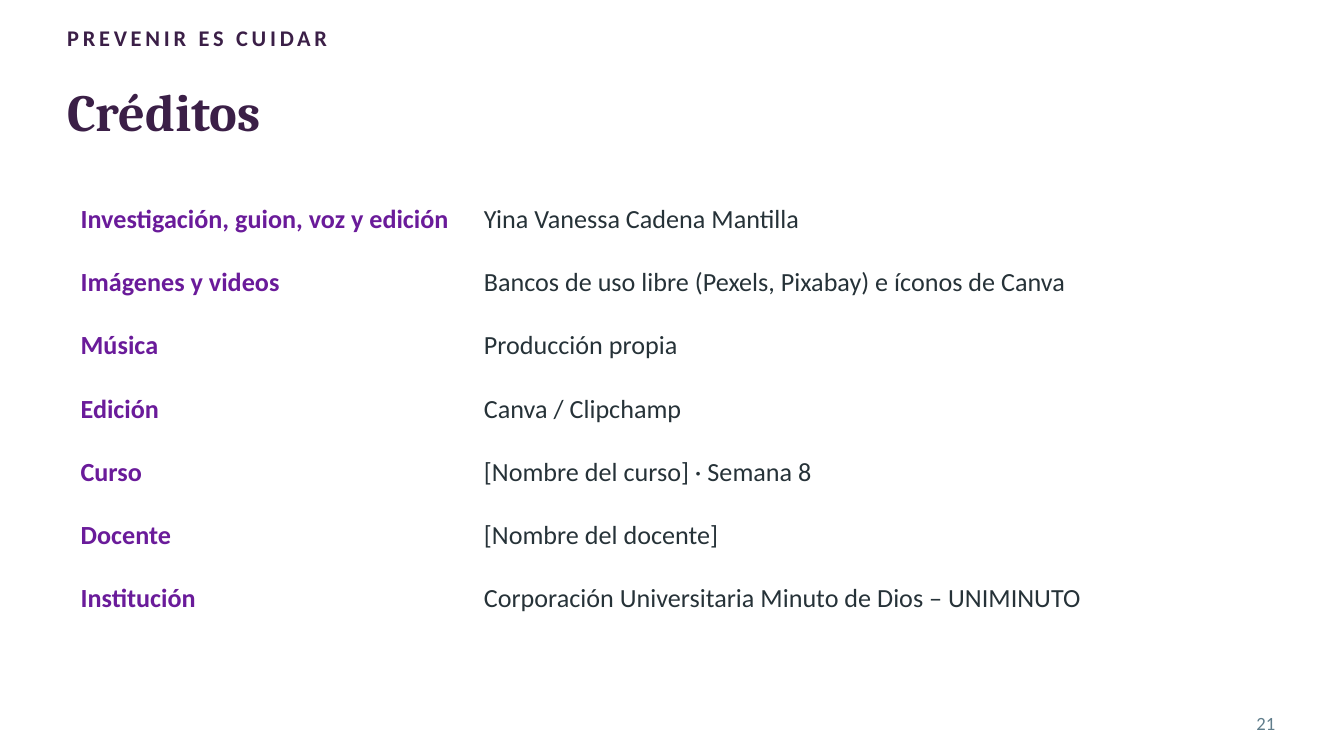
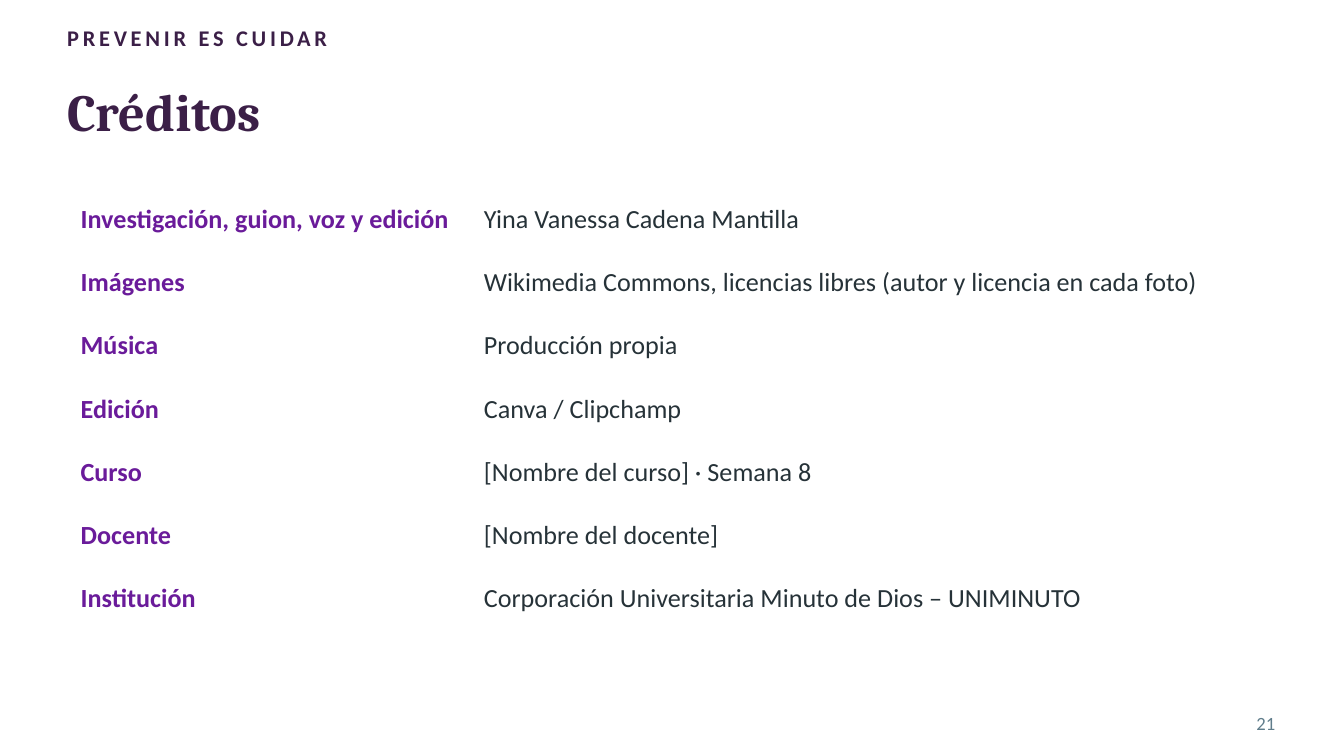
Before and after one commit to leyezminvari-tech/ESPECIALIZACI-N-, a slide deck: slide 21 of Actividades/Semana8_Presentacion_Canva.pptx. Drawn at 1344x756 pixels with LibreOffice and Linux fonts; fonts in the diff are those of the drawing. Boxes give left, top, right and bottom in pixels: in the first picture for what was removed or moved away, otherwise in the second. Text is boxed around its words. In the diff, an @@ line names an element or a change of style, - is before the commit and + after.

```diff
--- a/Actividades/Semana8_Presentacion_Canva.pptx
+++ b/Actividades/Semana8_Presentacion_Canva.pptx
@@ table at (x1=67, y1=188, x2=1277, y2=616) @@
-row 2, column 1: Imágenes y videos
+row 2, column 1: Imágenes
-row 2, column 2: Bancos de uso libre (Pexels, Pixabay) e íconos de Canva
+row 2, column 2: Wikimedia Commons, licencias libres (autor y licencia en cada foto)
```
Also in this commit, not shown: 3 other slides changed.
